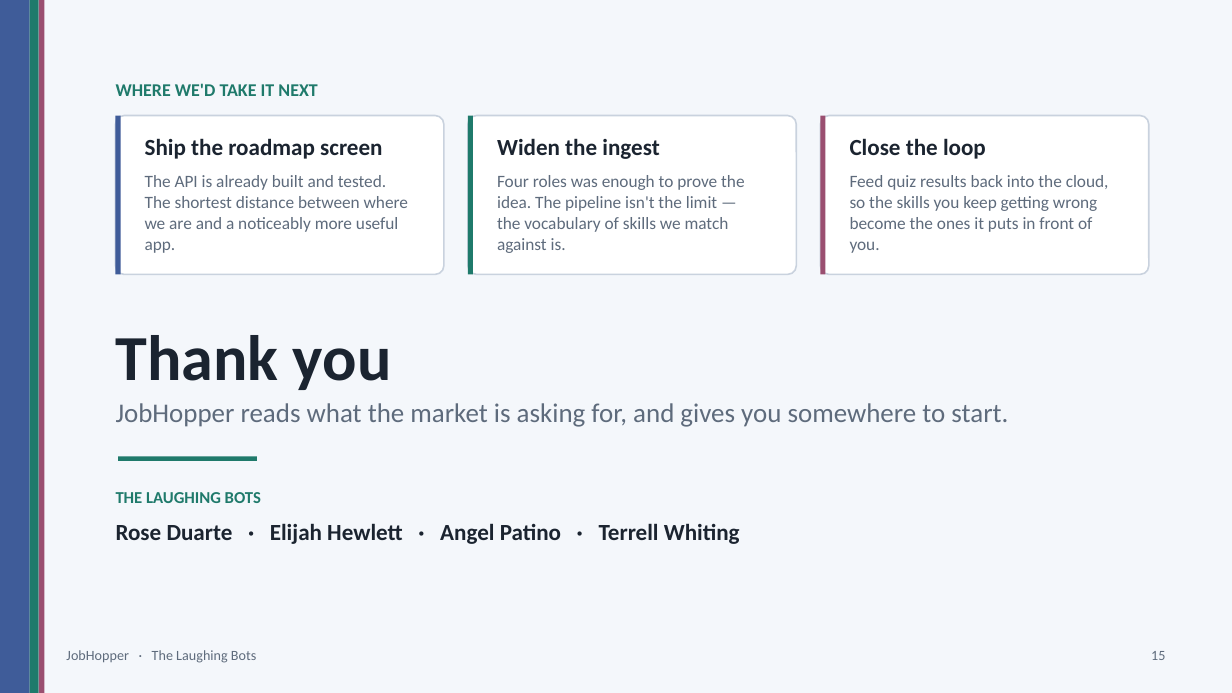
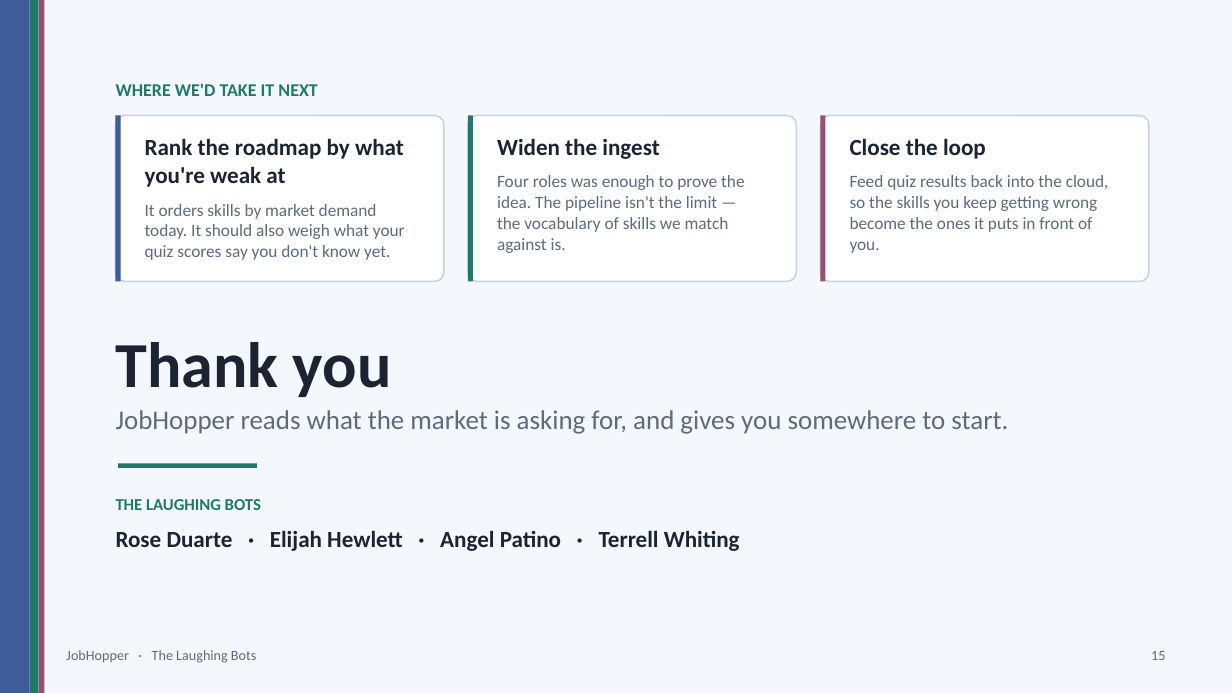
Before and after one commit to erhewlett/Laughing-Bots, a slide deck: slide 15 of presentation/JobHopper_Final_Presentation.pptx. Drawn at 1232x693 pixels with LibreOffice and Linux fonts; fonts in the diff are those of the drawing. Boxes give left, top, right and bottom in pixels: in the first picture for what was removed or moved away, otherwise in the second. Text is boxed around its words. In the diff, an @@ line names an element or a change of style, - is before the commit and + after.

```diff
--- a/presentation/JobHopper_Final_Presentation.pptx
+++ b/presentation/JobHopper_Final_Presentation.pptx
@@ rounded rectangle resized from (x1=116, y1=116, x2=444, y2=274) to (x1=116, y1=116, x2=444, y2=282) @@
@@ rectangle resized from (x1=116, y1=116, x2=121, y2=274) to (x1=116, y1=116, x2=121, y2=282) @@
@@ rounded rectangle resized from (x1=468, y1=116, x2=796, y2=274) to (x1=468, y1=116, x2=796, y2=282) @@
@@ rectangle resized from (x1=468, y1=116, x2=473, y2=274) to (x1=468, y1=116, x2=473, y2=282) @@
@@ rounded rectangle resized from (x1=821, y1=116, x2=1149, y2=274) to (x1=821, y1=116, x2=1149, y2=282) @@
@@ rectangle resized from (x1=821, y1=116, x2=826, y2=274) to (x1=821, y1=116, x2=826, y2=282) @@
@@ text at (x1=145, y1=138, x2=404, y2=187): text changed @@
-Ship the roadmap screen
+Rank the roadmap by what
+you're weak at
@@ text at (x1=145, y1=204, x2=405, y2=260): text changed @@
-The API is already built and tested.
-The shortest distance between where
-we are and a noticeably more useful
-app.
+It orders skills by market demand
+today. It should also weigh what your
+quiz scores say you don't know yet.
@@ 4 texts, 1 rectangle moved together from (x1=116, y1=335, x2=1008, y2=544) to (x1=116, y1=342, x2=1008, y2=551) @@
```
Also in this commit, not shown: 3 other slides changed, 6 other files.
